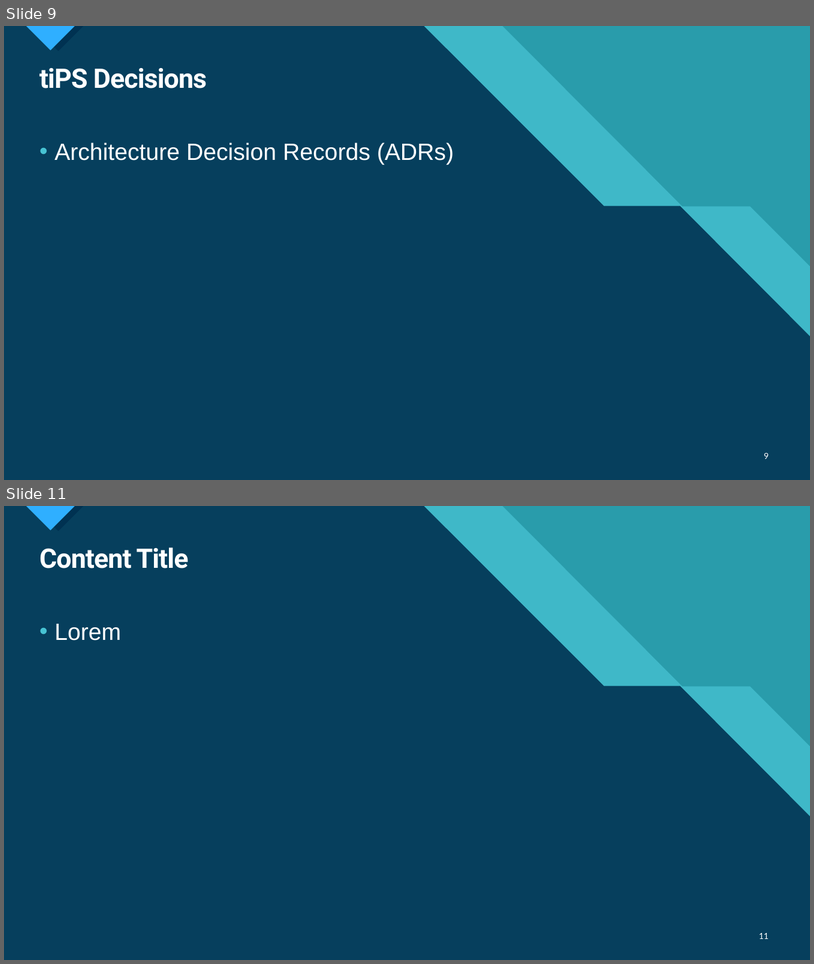
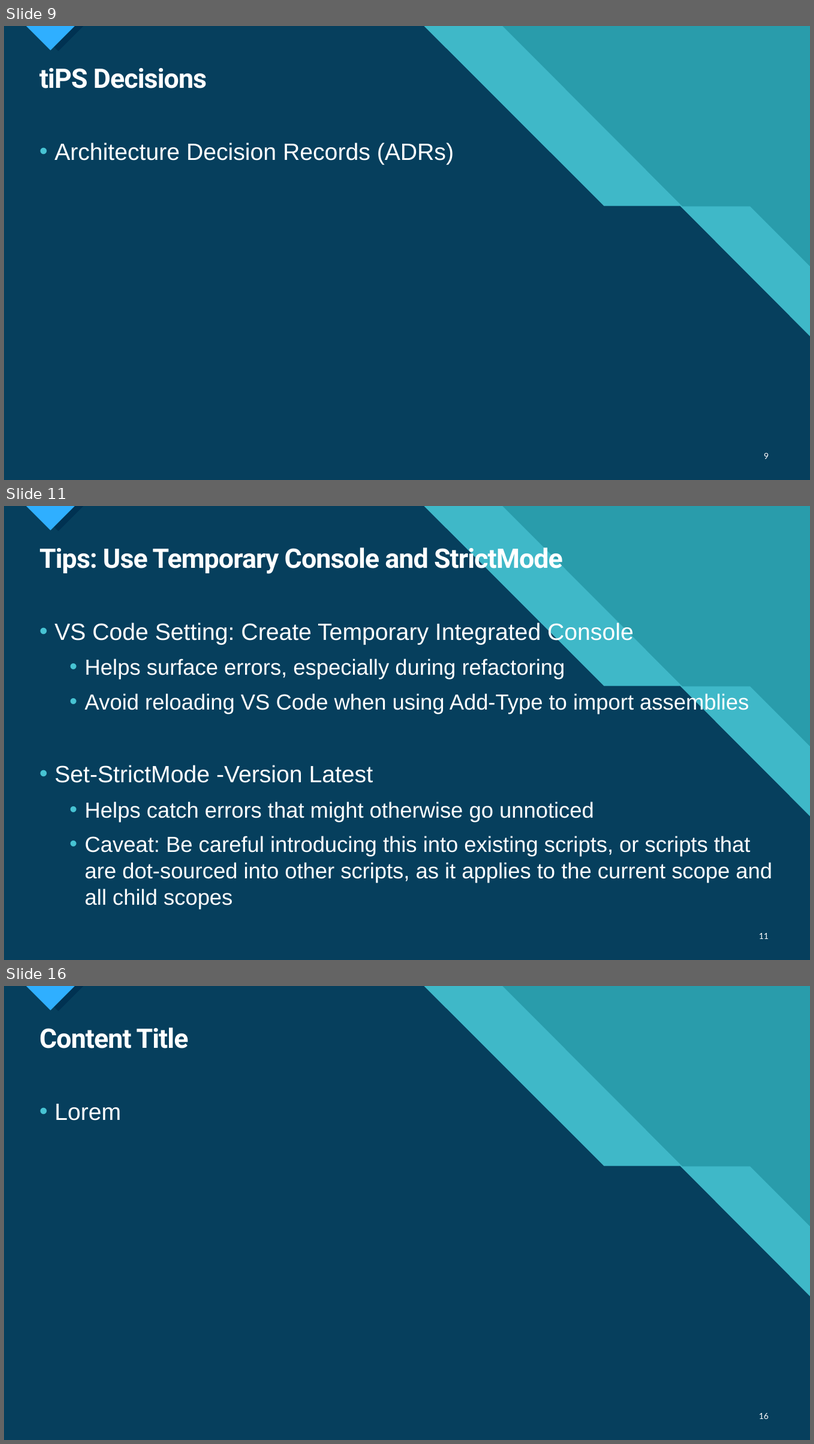
Before and after one commit to deadlydog/Presentation.tiPSWelcome, a slide deck: src/tiPS Welcome.pptx. Shown one above the other, each under a label of ours: slides 9 and 11 before the commit, slides 9, 11 and 16 after it; the slides between them are not shown. The pictures are 814x964 and 814x1444 pixels, drawn with LibreOffice and Linux fonts; fonts in the diff are those of the drawing. Boxes give left, top, right and bottom in pixels: in the first picture for what was removed or moved away, otherwise in the second. Text is boxed around its words. In the diff, an @@ line names an element or a change of style, - is before the commit and + after.

Commit message:
Update PowerPoint a lot and add some example script files to show during presentation

```diff
--- a/src/tiPS Welcome.pptx
+++ b/src/tiPS Welcome.pptx
@@ slide 11 added at bbox=[4, 506, 810, 960], background #47C3D3; not listed: 14 template elements that a slide beside it also shows @@
@@ title added at bbox=[39, 543, 563, 575], 32 pt, text #FFFFFF, bold @@
+Tips: Use Temporary Console and StrictMode
@@ text added at bbox=[54, 621, 773, 909], 26 pt, text #FFFFFF @@
+• VS Code Setting: Create Temporary Integrated Console
+  • Helps surface errors, especially during refactoring
+  • Avoid reloading VS Code when using Add-Type to import assemblies
+• Set-StrictMode -Version Latest
+  • Helps catch errors that might otherwise go unnoticed
+  • Caveat: Be careful introducing this into existing scripts, or scripts that are dot-sourced into other scripts, as it applies to the current scope and all child scopes
@@ page number added at bbox=[759, 933, 769, 939], 10 pt, text #FFFFFF @@
+11
@@ what was slide 11 is now slide 16 @@
@@ page number at bbox=[759, 1413, 769, 1419]: text changed @@
-11
+16
```
Also in this commit, not shown: 7 slides changed, 5 other slides added, 1 slide removed, 5 other files.
